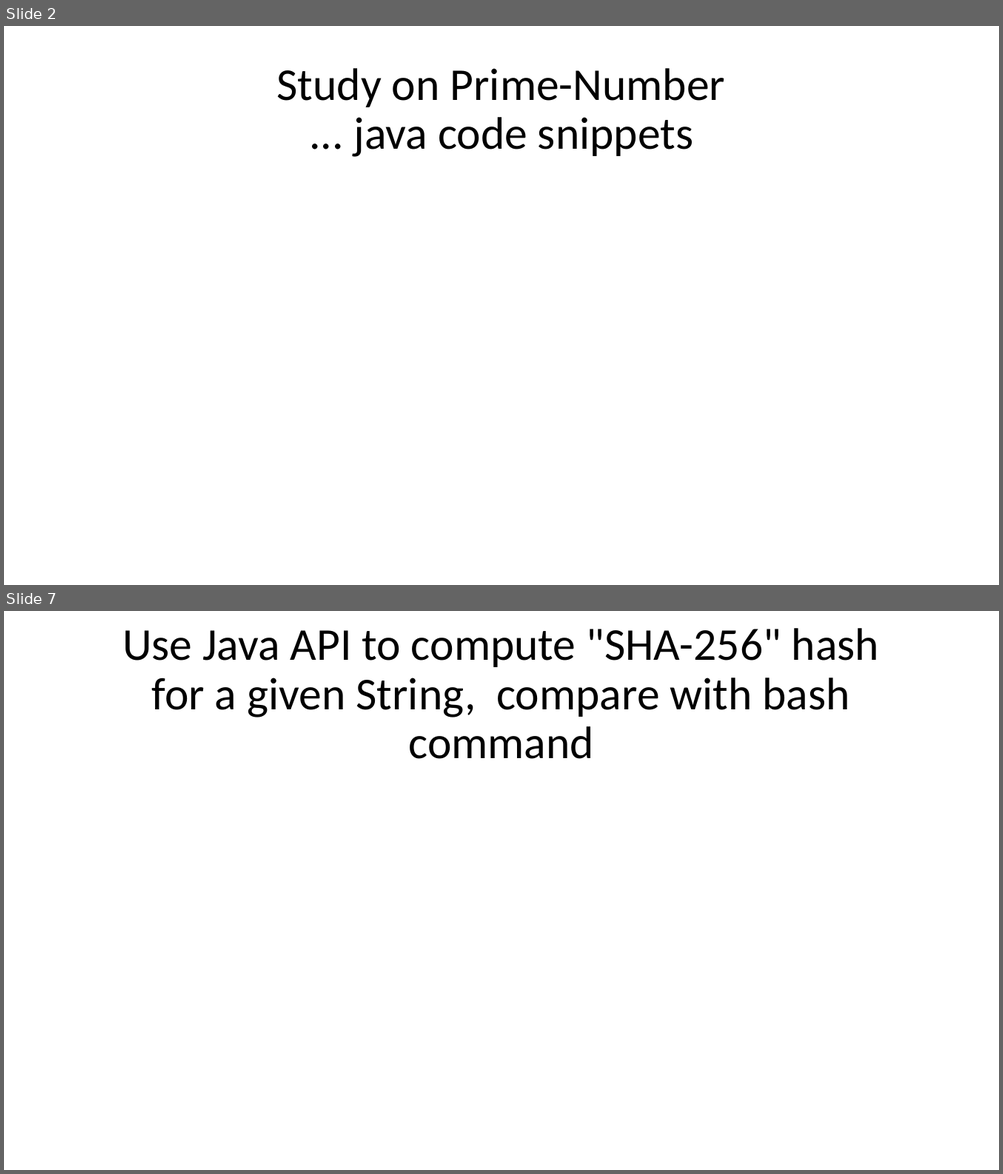
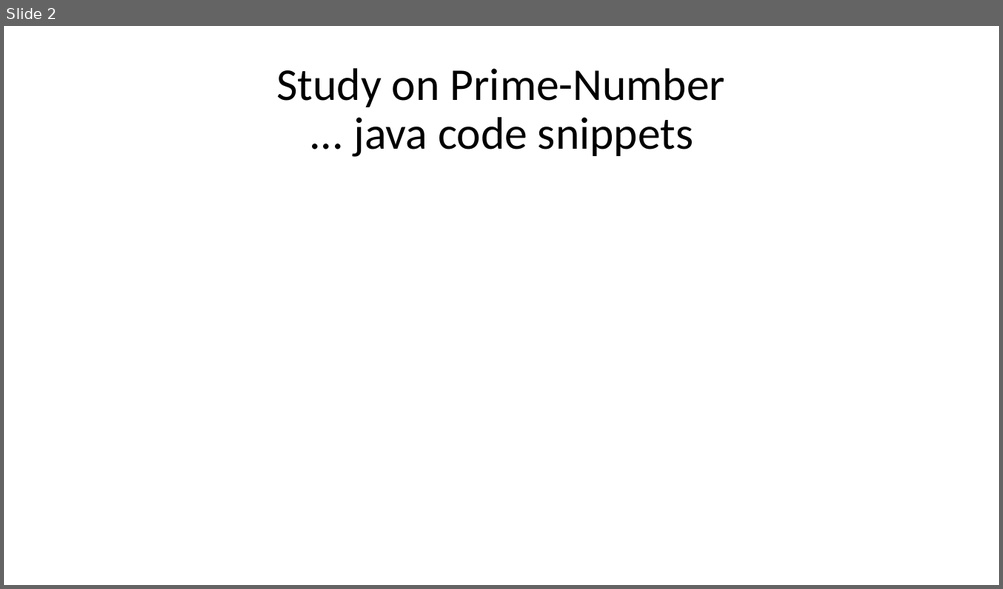
Before and after one commit to Arnaud-Nauwynck/presentations, a slide deck: security/hands-on/Security-TD4-cryptography-prime-numbers.pptx. Shown one above the other, each under a label of ours: slides 2 and 7 before the commit, slide 2 after it; the slides between them are not shown. The pictures are 1003x1174 and 1003x589 pixels, drawn with LibreOffice and Linux fonts; fonts in the diff are those of the drawing. Boxes give left, top, right and bottom in pixels: in the first picture for what was removed or moved away, otherwise in the second. Text is boxed around its words. In the diff, an @@ line names an element or a change of style, - is before the commit and + after.

```diff
--- a/security/hands-on/Security-TD4-cryptography-prime-numbers.pptx
+++ b/security/hands-on/Security-TD4-cryptography-prime-numbers.pptx
@@ slide 7 removed at (x1=4, y1=611, x2=999, y2=1170), background #FFFFFF @@
@@ title removed at (x1=122, y1=628, x2=879, y2=759) @@
-Use Java API to compute "SHA-256" hash
-for a given String, compare with bash command
```
Also in this commit, not shown: 6 slides changed, 22 slides added, 2 other slides removed, 23 other files.
